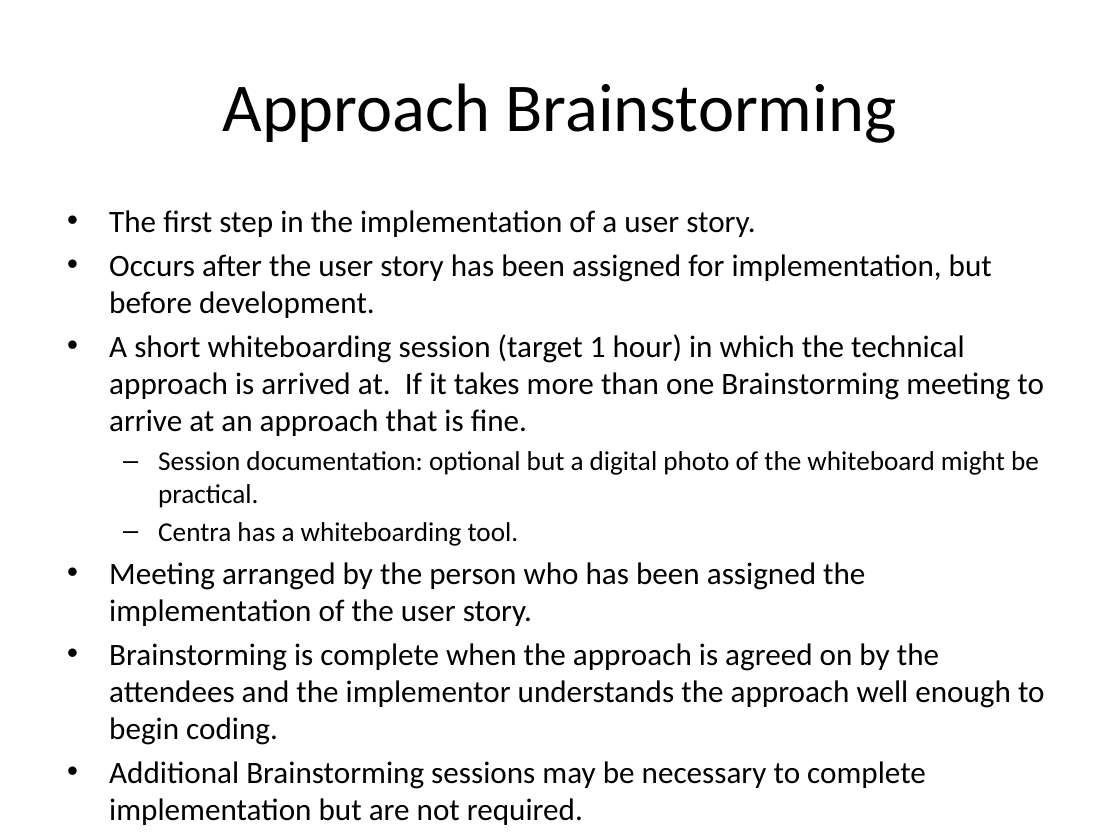
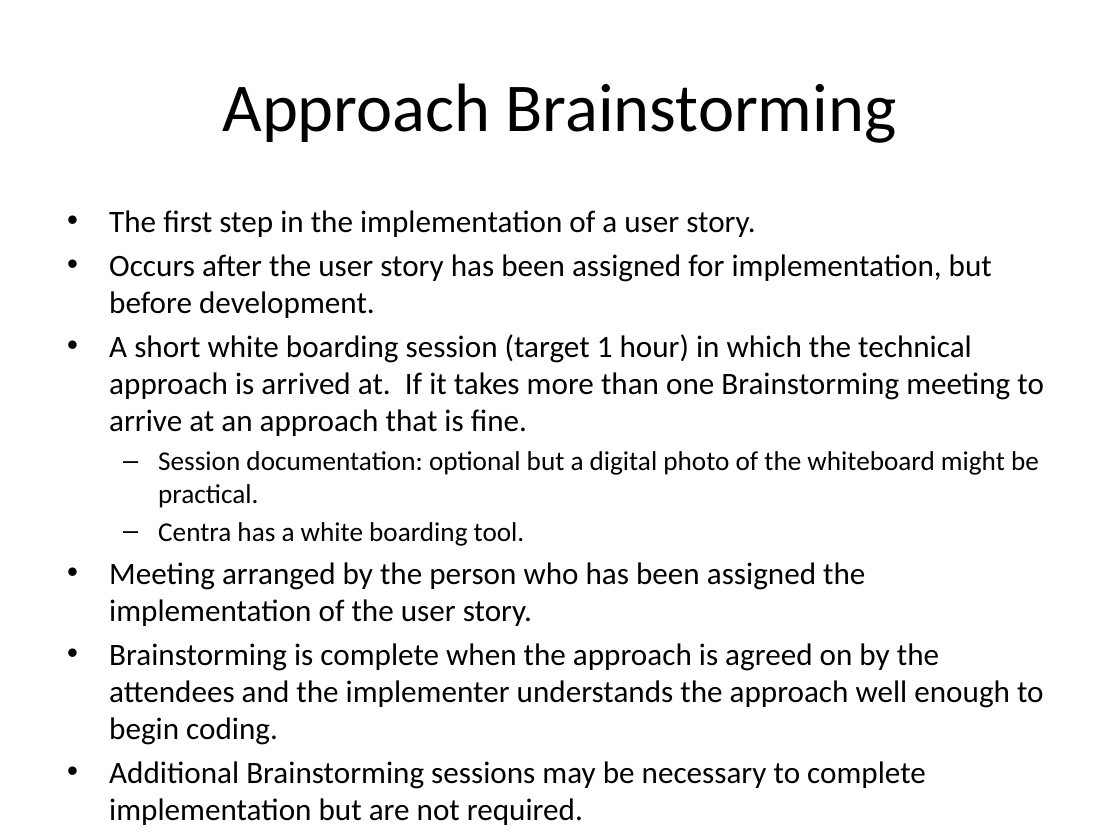
Before and after one commit to NCIP/caintegrator, a slide deck: slide 5 of docs/project_management/internal_meetings/caI2 – Iteration c1 - kickoff meeting.pptx. Drawn at 1120x840 pixels with LibreOffice and Linux fonts; fonts in the diff are those of the drawing. Boxes give left, top, right and bottom in pixels: in the first picture for what was removed or moved away, otherwise in the second. Text is boxed around its words. In the diff, an @@ line names an element or a change of style, - is before the commit and + after.

Commit message:
Fixed several typos.  No new material.

```diff
--- a/docs/project_management/internal_meetings/caI2 – Iteration c1 - kickoff meeting.pptx
+++ b/docs/project_management/internal_meetings/caI2 – Iteration c1 - kickoff meeting.pptx
@@ text at <box>109,334,1044,436</box>: spaces changed @@
-• A short whiteboarding session (target 1 hour) in which the technical approach is arrived at. If it takes more than one Brainstorming meeting to arrive at an approach that is fine.
+• A short white boarding session (target 1 hour) in which the technical approach is arrived at. If it takes more than one Brainstorming meeting to arrive at an approach that is fine.
@@ text at <box>158,522,525,546</box>: spaces changed @@
-  – Centra has a whiteboarding tool.
+  – Centra has a white boarding tool.
@@ text at <box>109,643,1044,745</box>: text changed @@
-• Brainstorming is complete when the approach is agreed on by the attendees and the implementor understands the approach well enough to begin coding.
+• Brainstorming is complete when the approach is agreed on by the attendees and the implementer understands the approach well enough to begin coding.
```
Also in this commit, not shown: 4 other slides changed.
